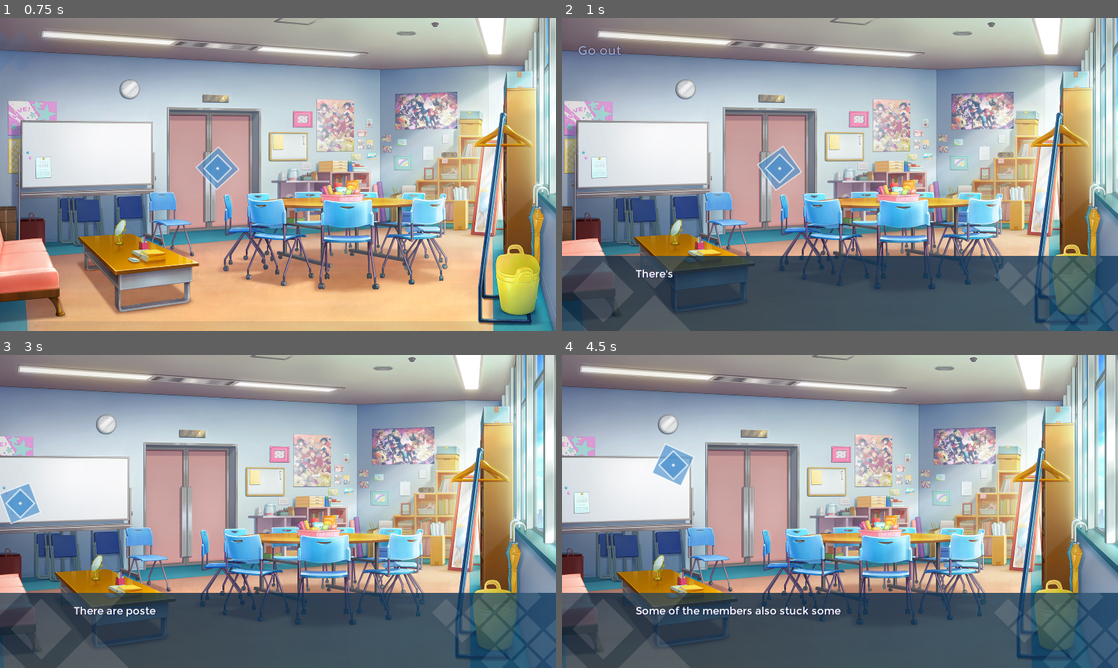
Above: before the commit, frames 1-4 (two rows, left to right).
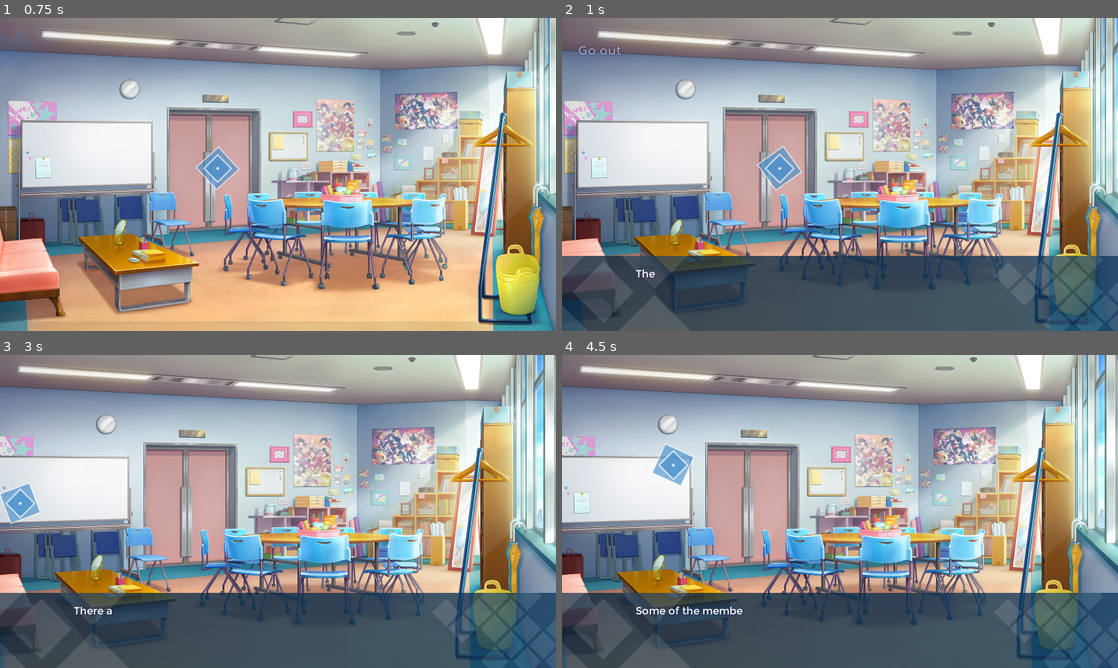
Above: after the commit, the same moments.

Repository: hermitpopcorn/godot-test
Game: Godot game, scene res://scenes/Scene2.tscn
The game is run twice, just before and just after one commit, with the same random seed, the same clock (stepped at 60 frames per second) and the same inputs.
Inputs (mouse positions are in pixels of both pictures, inside the frame that each line leads up to):
- Up to frame 1 (0.75 s): tap Enter (ui_accept) at 0.5 s; move the mouse to (216, 168) at 0.52 s; hold D (move_right) from 0.53 s (still down); click (216, 168) at 0.67 s
- Up to frame 2 (1 s): keep holding D (move_right); tap Enter (ui_accept) at 0.77 s
- Up to frame 3 (3 s): move the mouse to (278, 630) at 1.27 s; release D (move_right) at 1.28 s; hold S (move_down) 1.28-2.03 s; click (278, 630) at 1.42 s; tap Enter (ui_accept) at 1.52 s; move the mouse to (378, 464) at 2.02 s; hold D (move_right) 2.03-2.78 s; click (378, 464) at 2.17 s; move the mouse to (22, 502) at 2.77 s; hold W (move_up) from 2.78 s (still down); click (22, 502) at 2.92 s
- Up to frame 4 (4.5 s): tap Enter (ui_accept) at 3.02, 3.77 s; move the mouse to (1006, 558) at 3.52 s; release W (move_up) at 3.53 s; hold A (move_left) from 3.53 s (still down); move the mouse to (673, 464) at 4.27 s

Frame 1 is identical in both runs. In frame 2, less than 0.1% of the frame differs, in the area x 16-20%, y 80-84%; in frame 3, less than 0.1%; in frame 4, 0.2%, in the area x 32-51%, y 80-84%.

Commit message:
add a whole lotsa text improvements
+ like now the message box supports bbcodes!
+ and also waiting-before-inputting!
+ and waiting for user input! (which is done by showing the message like
  usual but plastering the previous message pre-drawn)
+ and changing text speed mid-text!
- why am i wasting my time working on this instead of working on my
  assignments

Diff:
--- a/components/dialog.tscn
+++ b/components/dialog.tscn
@@ -12,15 +12,18 @@
 [sub_resource type="GDScript" id=1]
 script/source = "extends Control
 
-var message_display
 export var message_speed = 0.02
-
+var temporary_message_speed = null
+
+var message_length
 var timer
 var typing_finsihed = true
 var tween
 var tweening_finished = true
 var visibility
 var state = 'disabled' # 'disabled', 'typing', 'waiting_input', 'standby'
+var tags = []
+var instructions = {}
 
 export var click_sound = true
 
@@ -32,21 +35,73 @@
 signal hover_off
 
 func _ready():
-	self.timer = $Timer
-	self.tween = $Tween
-
-	self.message_display = $ClickableArea/Message
-	self.message_display.text = \"\"
-
-	$ClickableArea/Nameplate/NameText.bbcode_enabled = true
+	$ClickableArea/Message.bbcode_text = \"\"
 
 	self.visibility = true if (self.modulate.a == 1) else false
 	self.state = 'standby'
 
 func show_text(text, options: Dictionary = {}):
 	self.state = 'typing'
-	self.message_display.text = text
-	self.message_display.visible_characters = 0
+
+	# check for message tags
+	self.tags = []
+	var tag_scan = true
+	while (tag_scan):
+		# continue text or fresh text
+		if (text.begins_with('_')):
+			text = text.substr(1)
+			self.tags.push_back(\"continue\")
+		elif (text.ends_with('>>')):
+			text = text.substr(0, text.length() - 2)
+			self.tags.push_back(\"no_confirmation\")
+		else:
+			tag_scan = false
+
+	# check for message instructions
+	self.instructions = {}
+	var instruction_scan = true
+	var push_by = 0
+	if (\"continue\" in self.tags):
+		push_by = (self.get_bbcodeless_text($ClickableArea/Message.bbcode_text)).length()
+	while (instruction_scan):
+		var opening_bracket_position = text.find('{')
+		if (opening_bracket_position != -1):
+
+			# count all preceeding bbcodes
+			var scan_index = 0
+			var bbcodes = [];
+			while (scan_index <= opening_bracket_position):
+				var s_pos = text.find('[', scan_index)
+				if (s_pos == -1 || s_pos > opening_bracket_position):
+					break
+				else:
+					var e_pos = text.find(']', scan_index + 1)
+					if (e_pos == -1):
+						break
+					else:
+						bbcodes.push_back([s_pos, e_pos])
+						scan_index = e_pos
+
+			var closing_bracket_position = text.find('}')
+			if (closing_bracket_position != -1):
+				var instruction = text.substr(opening_bracket_position, closing_bracket_position - opening_bracket_position + 1)
+				var instruction_index = opening_bracket_position;
+				for i in bbcodes:
+					instruction_index -= ((i[1] - i[0]) + 1)
+				self.instructions[push_by + instruction_index] = instruction.substr(1, instruction.length() - 2)
+				text = text.replace(instruction, \"\")
+			else:
+				instruction_scan = false
+		else:
+			instruction_scan = false
+
+	if (\"continue\" in self.tags):
+		$ClickableArea/Message.visible_characters = (self.get_bbcodeless_text($ClickableArea/Message.bbcode_text)).length()
+		$ClickableArea/Message.bbcode_text = $ClickableArea/Message.bbcode_text + text
+	else:
+		$ClickableArea/Message.bbcode_text = text
+		$ClickableArea/Message.visible_characters = 0
+	self.message_length = (self.get_bbcodeless_text($ClickableArea/Message.bbcode_text)).length()
 	self.typing_finsihed = false
 	$ClickableArea/NextCaret.visible = false
 	if (options.has('nameplate')):
@@ -56,12 +111,54 @@
 		self._show_nameplate(options['nameplate']['name'], hue)
 	else:
 		self._hide_nameplate()
-	timer.start(self.message_speed)
+
+	self.go_over_instructions()
+	if (self.temporary_message_speed):
+		$Timer.start(self.temporary_message_speed)
+		self.temporary_message_speed = null
+	else:
+		$Timer.start(self.message_speed)
+
+func get_bbcodeless_text(text):
+	if !(text):
+		return text
+	var do = true
+	while (do):
+		var s_pos = text.find('[')
+		if (s_pos == -1):
+			do = false
+		else:
+			var e_pos = text.find(']')
+			text.erase(s_pos, (e_pos - s_pos) + 1)
+	return text
+
+func go_over_instructions():
+	if ($ClickableArea/Message.visible_characters in self.instructions):
+		var instruction = self.instructions[$ClickableArea/Message.visible_characters]
+		if (instruction.begins_with(\"w\")):
+			$Timer.stop()
+			var wait_timer = Timer.new()
+			wait_timer.one_shot = true
+			wait_timer.wait_time = float(instruction.substr(1))
+			wait_timer.connect(\"timeout\", self, \"_intext_timer_timeout\", [wait_timer])
+			$Timer.add_child(wait_timer)
+			wait_timer.start()
+		elif (instruction.begins_with(\"s\")):
+			if ($ClickableArea/Message.visible_characters > 0):
+				$Timer.wait_time = float(instruction.substr(1))
+			else:
+				self.temporary_message_speed = float(instruction.substr(1))
 
 func _type_text_character():
-	self.message_display.visible_characters += 1
-	if (self.message_display.visible_characters >= self.message_display.text.length()):
+	$ClickableArea/Message.visible_characters += 1
+	if ($ClickableArea/Message.visible_characters >= self.message_length):
 		self._end_typing()
+	else:
+		self.go_over_instructions()
+
+func _intext_timer_timeout(itself):
+	$Timer.remove_child(itself)
+	$Timer.start()
 
 func _show_nameplate(name, hue: float = 0):
 	$ClickableArea/Nameplate/NameText.bbcode_text = \"[center]\" + name + \"[/center]\"
@@ -72,16 +169,19 @@
 	$ClickableArea/Nameplate.visible = false
 
 func _skip_typing():
-	self.timer.stop()
-	self.message_display.visible_characters = self.message_display.text.length()
+	$Timer.stop()
+	$ClickableArea/Message.visible_characters = $ClickableArea/Message.bbcode_text.length()
 	self._end_typing()
 
 func _end_typing():
-	self.timer.stop()
+	$Timer.stop()
+	for i in $Timer.get_children():
+		$Timer.remove_child(i)
 	self.typing_finsihed = true
 	self.state = 'waiting_input'
-	$ClickableArea/NextCaret.visible = true
-	emit_signal('finished_typing')
+	if !(\"no_confirmation\" in self.tags):
+		$ClickableArea/NextCaret.visible = true
+	emit_signal('finished_typing', self.tags)
 
 func hide(animate: bool = true):
 	self.toggle_visibility(false, animate)
@@ -95,21 +195,21 @@
 	if show: self.visible = true
 	else: $ClickableArea/Message.text = \"\"
 	if (animate):
-		self.tween.interpolate_property(self, \"modulate:a\", (0 if show else 1), (1 if show else 0), 0.5, Tween.TRANS_LINEAR, Tween.EASE_IN_OUT)
-		self.tween.interpolate_property($ClickableArea/Background, \"position:y\", (670 if show else 410), (410 if show else 670), 0.5, Tween.TRANS_LINEAR, Tween.EASE_IN_OUT)
+		$Tween.interpolate_property(self, \"modulate:a\", (0 if show else 1), (1 if show else 0), 0.5, Tween.TRANS_LINEAR, Tween.EASE_IN_OUT)
+		$Tween.interpolate_property($ClickableArea/Background, \"position:y\", (670 if show else 410), (410 if show else 670), 0.5, Tween.TRANS_LINEAR, Tween.EASE_IN_OUT)
 		self.tweening_finished = false
-		self.tween.start()
+		$Tween.start()
 	else:
 		self.modulate.a = (1 if show else 0)
 		$ClickableArea/Background.position.y = (410 if show else 670)
 		self._end_tween()
 
 func _skip_tween():
-	self.tween.playback_speed = 10.0
+	$Tween.playback_speed = 10.0
 
 func _end_tween():
-	self.tween.playback_speed = 1.0
-	self.tween.remove_all()
+	$Tween.playback_speed = 1.0
+	$Tween.remove_all()
 	self.tweening_finished = true
 	if self.modulate.a == 1: self.state = 'standby'; else: self.state = 'disabled'
 	if self.modulate.a == 0: self.visible = false
@@ -157,8 +257,8 @@
 func _on_tween_started(object, key):
 	if (object == self && key == ':modulate:a'):
 		if (self.visibility == false):
-			self.message_display.text = \"\"
-			self.message_display.visible_characters = 0
+			$ClickableArea/Message.bbcode_text = \"\"
+			$ClickableArea/Message.visible_characters = 0
 
 func _on_tween_completed(object, key):
 	if (object == self && key == ':modulate:a'):
@@ -278,6 +378,7 @@
 __meta__ = {
 "_edit_use_anchors_": false
 }
+message_speed = 0.04
 
 [node name="ClickableArea" type="Area2D" parent="."]
 position = Vector2( 960, 540 )
@@ -340,7 +441,6 @@
 position = Vector2( 728.382, 460 )
 scale = Vector2( 0.186289, 0.186289 )
 frames = SubResource( 20 )
-frame = 13
 playing = true
 __meta__ = {
 "_edit_lock_": true
--- a/components/event_processor.tscn
+++ b/components/event_processor.tscn
@@ -303,6 +303,10 @@
 		print (\"[EVPR] next by next\")
 		self._advance_sequence()
 
+func _on_MessageBox_finished_typing(tags = null):
+	if (\"no_confirmation\" in tags):
+		self._advance_sequence()
+
 func _on_MessageBox_finished_tweening():
 	if (self.wait_queue.size() == 0 && self.running):
 		print (\"[EVPR] next by mbox finished tweening\")
@@ -387,6 +391,7 @@
 [connection signal="tween_all_completed" from="SpriteTween" to="." method="_on_sprite_tween_all_completed"]
 [connection signal="tween_completed" from="SpriteTween" to="." method="_on_sprite_tween_completed"]
 [connection signal="finished_tweening" from="MessageBoxUILayer/MessageBox" to="." method="_on_MessageBox_finished_tweening"]
+[connection signal="finished_typing" from="MessageBoxUILayer/MessageBox" to="." method="_on_MessageBox_finished_typing"]
 [connection signal="hover_off" from="MessageBoxUILayer/MessageBox" to="." method="_off_hover" binds= [ "MessageBox" ]]
 [connection signal="hover_on" from="MessageBoxUILayer/MessageBox" to="." method="_on_hover" binds= [ "MessageBox" ]]
 [connection signal="next" from="MessageBoxUILayer/MessageBox" to="." method="_on_next" binds= [ "message_box" ]]
--- a/scenes/Scene2.tscn
+++ b/scenes/Scene2.tscn
@@ -8,6 +8,8 @@
 [ext_resource path="res://audio/sfx/confirmation_001.ogg" type="AudioStream" id=6]
 [ext_resource path="res://scripts/2dcamera.gd" type="Script" id=7]
 [ext_resource path="res://scripts/clickable_area.gd" type="Script" id=8]
+[ext_resource path="res://images/bg/bus_dusk.png" type="Texture" id=9]
+[ext_resource path="res://images/dialog_sprite/icha_u_niko.png" type="Texture" id=10]
 
 [sub_resource type="GDScript" id=1]
 script/source = "extends \"res://scripts/base_scene.gd\"
@@ -33,6 +35,9 @@
 			\"photos\":
 				$EventProcessor.set_sequence(evmgr.photos1())
 				$EventProcessor.connect(\"sequence_finished\", self, \"_sf_photos1a\", [], CONNECT_ONESHOT)
+				$EventProcessor.start()
+			\"mirror\":
+				$EventProcessor.set_sequence(evmgr.mirror1())
 				$EventProcessor.start()
 
 func _sf_notice1a():
@@ -55,13 +60,16 @@
 [sub_resource type="RectangleShape2D" id=2]
 extents = Vector2( 134.207, 190.483 )
 
-[sub_resource type="RectangleShape2D" id=5]
+[sub_resource type="RectangleShape2D" id=3]
 extents = Vector2( 226.242, 113.479 )
 
-[sub_resource type="RectangleShape2D" id=3]
+[sub_resource type="RectangleShape2D" id=4]
 extents = Vector2( 26.1856, 35.2155 )
 
-[sub_resource type="GDScript" id=4]
+[sub_resource type="RectangleShape2D" id=6]
+extents = Vector2( 19.9055, 42.2089 )
+
+[sub_resource type="GDScript" id=5]
 script/source = "extends \"res://scripts/expandable_diamond_polygon.gd\"
 
 signal animation_completed
@@ -104,7 +112,16 @@
 
 [node name="2D" type="Node" parent="." index="5"]
 
-[node name="Clubroom" type="Sprite" parent="2D" index="0"]
+[node name="Bus" type="Sprite" parent="2D" index="0"]
+position = Vector2( 960, 540 )
+scale = Vector2( 1.5, 1.5 )
+texture = ExtResource( 9 )
+
+[node name="Icha" type="Sprite" parent="2D/Bus" index="0"]
+position = Vector2( 97.5332, 3.33334 )
+texture = ExtResource( 10 )
+
+[node name="Clubroom" type="Sprite" parent="2D" index="1"]
 position = Vector2( 960, 540 )
 scale = Vector2( 1.0773, 1.0773 )
 texture = ExtResource( 2 )
@@ -139,9 +156,19 @@
 area_name = "Notice"
 
 [node name="CollisionShape2D" type="CollisionShape2D" parent="2D/Clubroom/Notice" index="0"]
-shape = SubResource( 3 )
-
-[node name="Camera2D" type="Camera2D" parent="2D" index="1"]
+shape = SubResource( 4 )
+
+[node name="Mirror" type="Area2D" parent="2D/Clubroom" index="3"]
+position = Vector2( -729.082, -20.9378 )
+script = ExtResource( 8 )
+event_id = "mirror"
+area_name = "Mirror"
+
+[node name="CollisionShape2D" type="CollisionShape2D" parent="2D/Clubroom/Mirror" index="0"]
+position = Vector2( 245.946, 206.266 )
+shape = SubResource( 6 )
+
+[node name="Camera2D" type="Camera2D" parent="2D" index="2"]
 position = Vector2( 960, 540 )
 rotating = true
 current = true
@@ -152,13 +179,13 @@
 smoothing_enabled = true
 script = ExtResource( 7 )
 
-[node name="Yoshiko" type="Polygon2D" parent="2D" index="2"]
+[node name="Yoshiko" type="Polygon2D" parent="2D" index="3"]
 visible = false
 position = Vector2( 324.641, 340 )
 color = Color( 0.231373, 0.486275, 0.694118, 0.784314 )
 antialiased = true
 polygon = PoolVector2Array( 0, -200, 200, 0, 0, 200, -200, 0 )
-script = SubResource( 4 )
+script = SubResource( 5 )
 __meta__ = {
 "_edit_group_": true
 }
@@ -183,7 +210,7 @@
 antialiased = true
 script = ExtResource( 5 )
 
-[node name="StickyLayer" type="CanvasLayer" parent="2D" index="3"]
+[node name="StickyLayer" type="CanvasLayer" parent="2D" index="4"]
 
 [node name="Audio" type="Node" parent="." index="6"]
 
--- a/scripts/events/event1.gd
+++ b/scripts/events/event1.gd
@@ -225,3 +225,15 @@
 		"...I remember this one. It's from when Aqours participated in the bicycle decorating thingy on Christmas last year.",
 		['>hide_message_box'],
 	]
+
+static func mirror1():
+	return [
+		['>show_message_box'],
+		"{s0.01}WHOA{w1.0} WHO IS THAT HIDEOUS->>",
+		0.5,
+		"Oh, wait.{w1.0} It's [color=aqua]my own face[/color].",
+		"On the table sits a small mirror. ",
+		"_You can adjust the angle of it. ",
+		"_Which reminds me,{w0.5} you can move the [color=aqua]view camera[/color] by using the [b]WASD keys.{w1.0} {s0.2}Try it.[/b]",
+		['>hide_message_box'],
+	]
Binary file added: images/bg/bus_dusk.png
Not shown, added: images/bg/bus_dusk.png.import
Binary file added: images/dialog_sprite/icha_u_niko.png
Not shown, added: images/dialog_sprite/icha_u_niko.png.import
Not shown: 2 places in scenes/Scene2.tscn that only renumber resources
